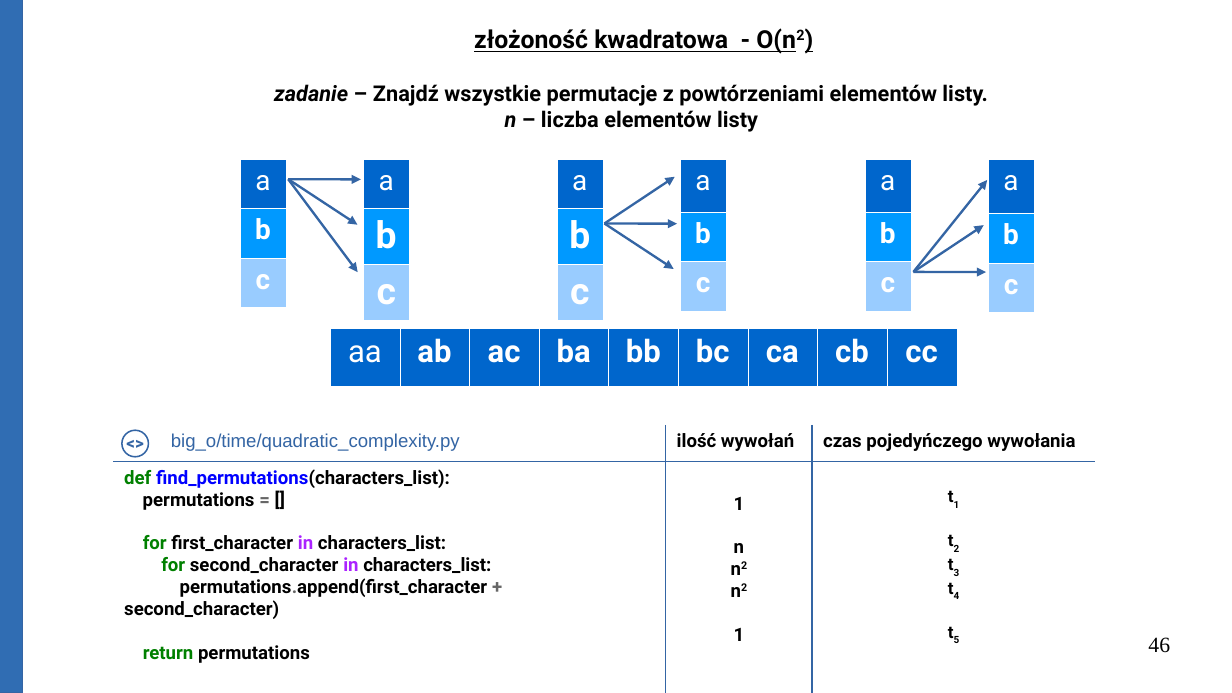
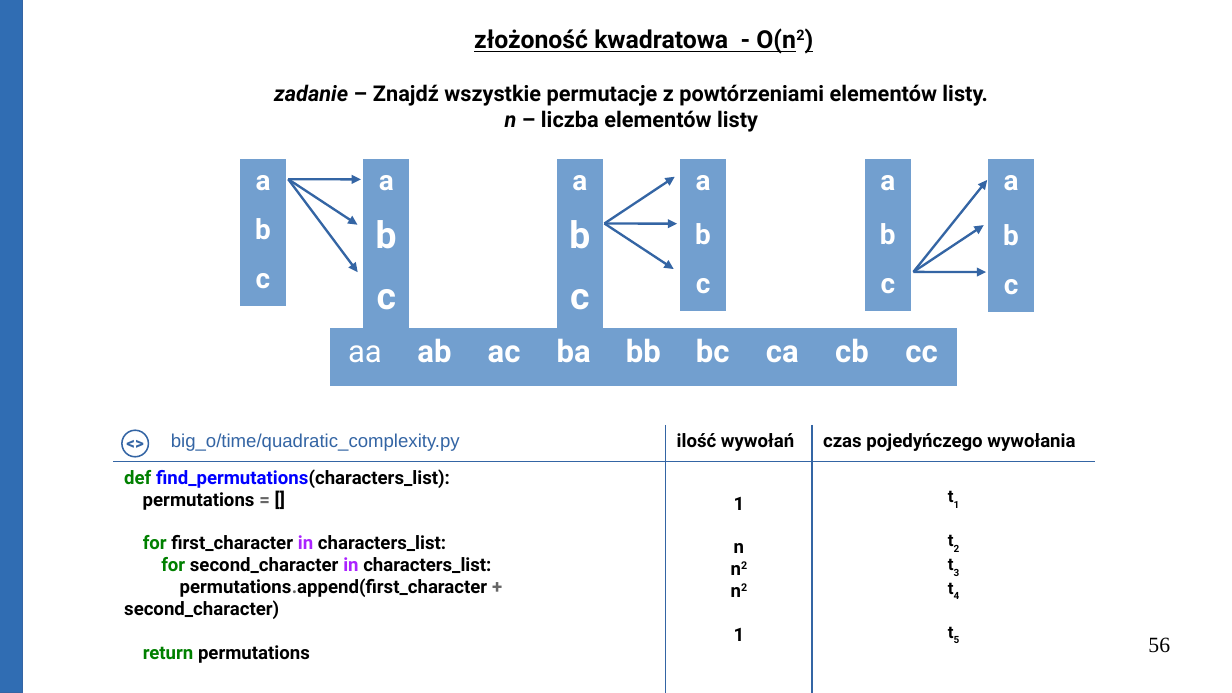
Before and after one commit to Michael-Wisniewski/algorithmic-workshop, a slide deck: slide 56 of Big_O.odp (slide 46 before the commit). Drawn at 1232x693 pixels with LibreOffice and Linux fonts; fonts in the diff are those of the drawing. Boxes give left, top, right and bottom in pixels: in the first picture for what was removed or moved away, otherwise in the second. Text is boxed around its words. In the diff, an @@ line names an element or a change of style, - is before the commit and + after.

```diff
--- a/Big_O.odp
+++ b/Big_O.odp
@@ table at (240, 159, 286, 303) @@
@@ fill #0066CC to #729FCF in row 1, column 1 @@
@@ fill #0099FF to #729FCF in row 2, column 1 @@
@@ fill #99CCFF to #729FCF in row 3, column 1 @@
@@ bold on in "a" @@
@@ borders changed @@
@@ table at (363, 159, 409, 314) @@
@@ fill #0066CC to #729FCF in row 1, column 1 @@
@@ fill #0099FF to #729FCF in row 2, column 1 @@
@@ fill #99CCFF to #729FCF in row 3, column 1 @@
@@ bold on in "a" @@
@@ borders changed @@
@@ table at (557, 159, 603, 314) @@
@@ fill #0066CC to #729FCF in row 1, column 1 @@
@@ fill #0099FF to #729FCF in row 2, column 1 @@
@@ fill #99CCFF to #729FCF in row 3, column 1 @@
@@ bold on in "a" @@
@@ borders changed @@
@@ table at (680, 159, 726, 311) @@
@@ fill #0066CC to #729FCF in row 1, column 1 @@
@@ fill #0099FF to #729FCF in row 2, column 1 @@
@@ fill #99CCFF to #729FCF in row 3, column 1 @@
@@ bold on in "a" @@
@@ borders changed @@
@@ table at (865, 159, 911, 311) @@
@@ fill #0066CC to #729FCF in row 1, column 1 @@
@@ fill #0099FF to #729FCF in row 2, column 1 @@
@@ fill #99CCFF to #729FCF in row 3, column 1 @@
@@ bold on in "a" @@
@@ borders changed @@
@@ table at (988, 159, 1034, 312) @@
@@ fill #0066CC to #729FCF in row 1, column 1 @@
@@ fill #0099FF to #729FCF in row 2, column 1 @@
@@ fill #99CCFF to #729FCF in row 3, column 1 @@
@@ bold on in "a" @@
@@ borders changed @@
@@ table at (331, 328, 956, 386) @@
@@ fill #0066CC to #729FCF in row 1 @@
@@ borders changed @@
@@ page number at (1148, 637, 1170, 653): text changed @@
-46
+56
```
Also in this commit, not shown: 24 other slides changed, 16 slides added, 1 other file.
